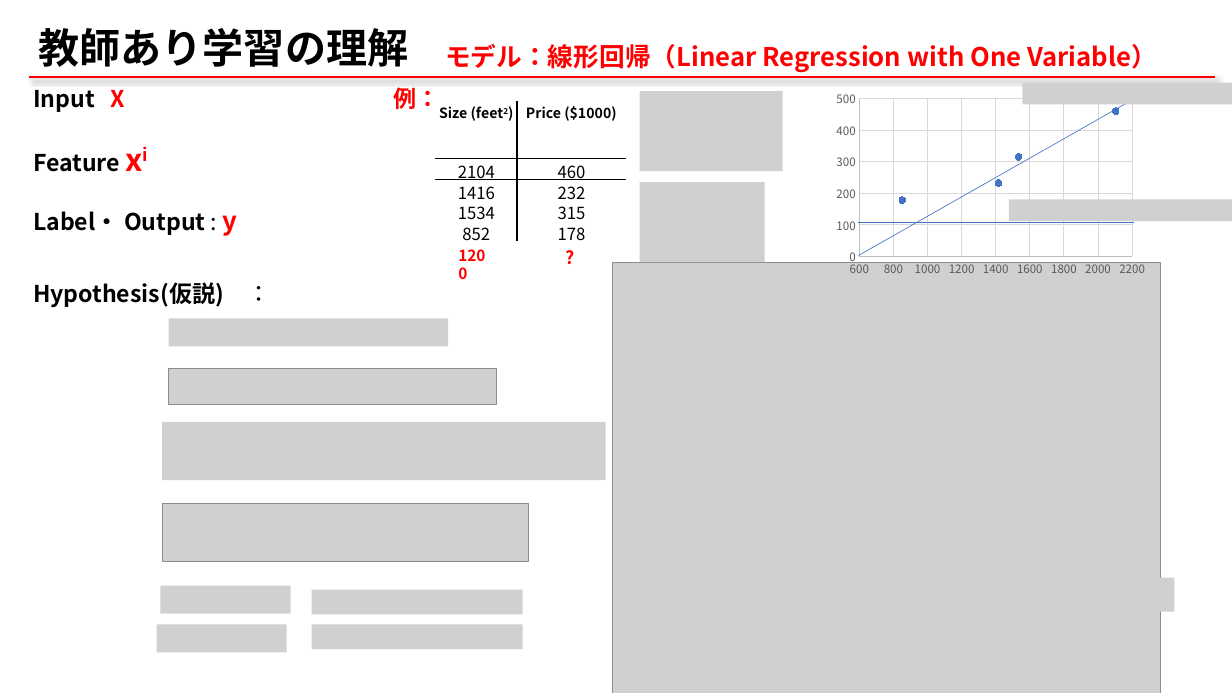
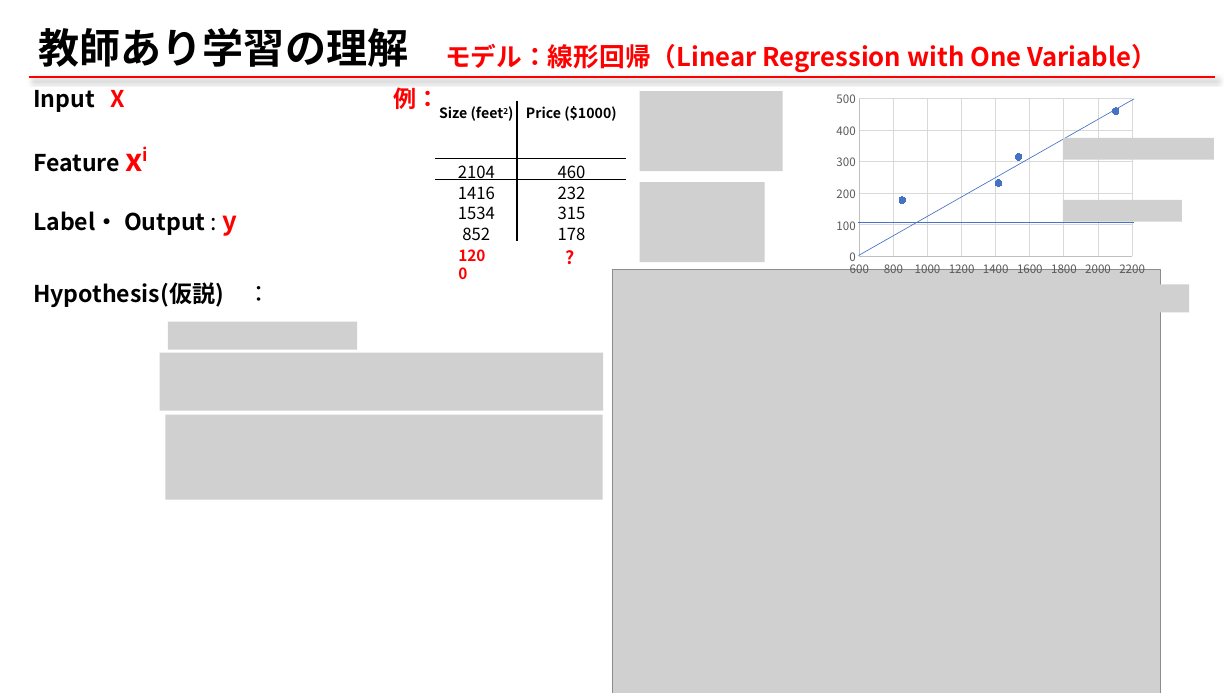
Before and after one commit to qqinxl2015/machine-learning-basic, a slide deck: slide 16 of _ML_00_start.pptx. Drawn at 1232x693 pixels with LibreOffice and Linux fonts; fonts in the diff are those of the drawing; grey boxes stand for pictures; background and template pictures are left out. Boxes give left, top, right and bottom in pixels: in the first picture for what was removed or moved away, otherwise in the second. Text is boxed around its words. In the diff, an @@ line names an element or a change of style, - is before the commit and + after.

Commit message:
ppt

```diff
--- a/_ML_00_start.pptx
+++ b/_ML_00_start.pptx
@@ picture removed at [1023,83,1232,105] @@
@@ picture added at [1063,138,1214,160] @@
@@ picture: place and size @@
-picture at [1009,200,1232,222]
+picture at [1063,200,1182,222]
@@ picture: place and size @@
-picture at [612,262,1160,693]
+picture at [612,270,1160,693]
@@ picture added at [794,285,1189,312] @@
@@ picture: place and size @@
-picture at [168,319,448,347]
+picture at [168,322,358,349]
@@ picture added at [160,353,604,411] @@
@@ picture removed at [168,369,496,405] @@
@@ picture: place and size @@
-picture at [163,422,606,481]
+picture at [165,415,603,500]
@@ picture removed at [163,504,529,561] @@
@@ picture removed at [161,586,291,614] @@
@@ picture removed at [311,590,522,615] @@
@@ picture removed at [794,578,1175,612] @@
@@ picture removed at [156,625,287,653] @@
@@ picture removed at [311,625,522,650] @@
```
Also in this commit, not shown: 4 other slides changed, 1 slide added, 1 other file.
